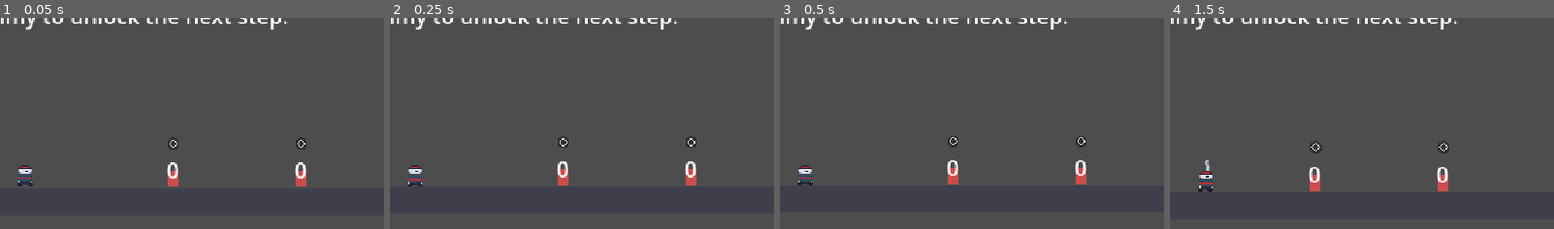
Above: before the commit, frames 1-4 (left to right).
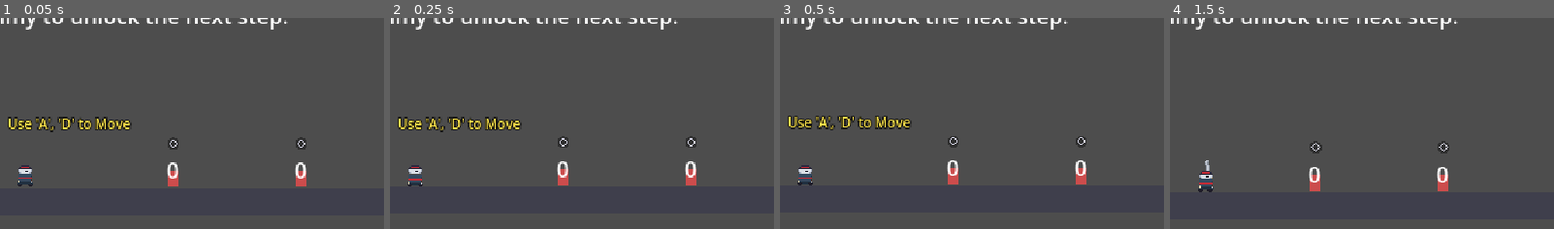
Above: after the commit, the same moments.

Repository: dry700/Elemental-Combat
Game: Godot game, scene res://scenes/world/tutorial_room.tscn
Same seed, same stepped clock (60 frames per second), same inputs: the game is played once before the commit and once after it. This scene is started directly instead of the project's main scene.
Inputs (mouse positions are % of the whole screen's width and height, from its top left):
- Up to frame 1 (0.05 s): no input
- Up to frame 2 (0.25 s): no input
- Up to frame 3 (0.5 s): no input
- Up to frame 4 (1.5 s): tap Enter at 0.5 s; move the mouse to (72, 44) at 0.52 s; hold D (move_right) 0.53-1.25 s; hold Space (jump) 0.53-1.25 s; click (72, 44) at 0.67 s; drag from (29, 54) to (66, 53) at 1.27 s
The pictures show only the part of the screen within x 46-96%, y 12-62%; the shares and areas given below are measured in that part.

The runs differ from the first frame. In frame 1, 1.3% of the frame differs, in the area x 2-35%, y 46-55%; in frame 2, 1.3%; in frame 3, 1.3%; in frame 4, nothing differs.

Commit message:
tutorial minor update

Diff:
--- a/scripts/world/tutorial_room.gd
+++ b/scripts/world/tutorial_room.gd
@@ -12,15 +12,31 @@
 var _completed: bool = false
 var _triggered_enemies: Array[Node] = []
 
+## Above-the-player movement/jump prompt — tracks the player directly
+## (same pattern DamageLabel already uses on TestDummy/PatrolDummy/Boss:
+## a Label parented straight onto a Node2D follows its transform for
+## free). Independent of the reaction-stage prompts in the fixed
+## CanvasLayer above. Shows the move prompt first, switches to the jump
+## prompt once movement is detected, and disappears once both are done.
+var _player_prompt_label: Label
+var _has_moved: bool = false
+var _has_jumped: bool = false
+
 
 func _ready() -> void:
 	super._ready()
 	_spawn_player_if_needed()
+	_setup_movement_prompt()
 	if exit != null:
 		exit.locked = true
 		exit.player_entered.connect(_on_exit_entered, CONNECT_ONE_SHOT)
 	_connect_enemy_status_signals()
 	_refresh_stage_prompt()
+
+
+func _process(delta: float) -> void:
+	super._process(delta)  ## Preserve RoomController's own clear-check polling.
+	_update_movement_prompt()
 
 
 func _spawn_player_if_needed() -> void:
@@ -33,6 +49,40 @@
 	player_scene.secondary_weapon = load(STARTER_SECONDARY_WEAPON)
 	player_scene.position = get_player_spawn_position()
 	add_child(player_scene)
+
+
+func _setup_movement_prompt() -> void:
+	var player := get_node_or_null("Player") as Player
+	if player == null:
+		return
+	_player_prompt_label = Label.new()
+	_player_prompt_label.text = "Use 'A', 'D' to Move"
+	_player_prompt_label.horizontal_alignment = HORIZONTAL_ALIGNMENT_CENTER
+	_player_prompt_label.position = Vector2(-40, -46)
+	_player_prompt_label.size = Vector2(80, 16)
+	_player_prompt_label.add_theme_font_size_override("font_size", 10)
+	_player_prompt_label.add_theme_color_override("font_color", Color(1.0, 0.9, 0.3))
+	_player_prompt_label.add_theme_color_override("font_outline_color", Color.BLACK)
+	_player_prompt_label.add_theme_constant_override("outline_size", 3)
+	player.add_child(_player_prompt_label)
+
+
+func _update_movement_prompt() -> void:
+	if _player_prompt_label == null:
+		return
+
+	if not _has_moved and Input.get_axis("move_left", "move_right") != 0.0:
+		_has_moved = true
+
+	if not _has_jumped and Input.is_action_just_pressed("jump"):
+		_has_jumped = true
+
+	if _has_moved and _has_jumped:
+		_player_prompt_label.visible = false
+	elif _has_moved:
+		_player_prompt_label.text = "Use 'Space Bar' to Jump"
+	else:
+		_player_prompt_label.text = "Use 'A', 'D' to Move"
 
 
 func _connect_enemy_status_signals() -> void:
Binary file added: core_game_loop.png
Not shown, added: core_game_loop.png.import
